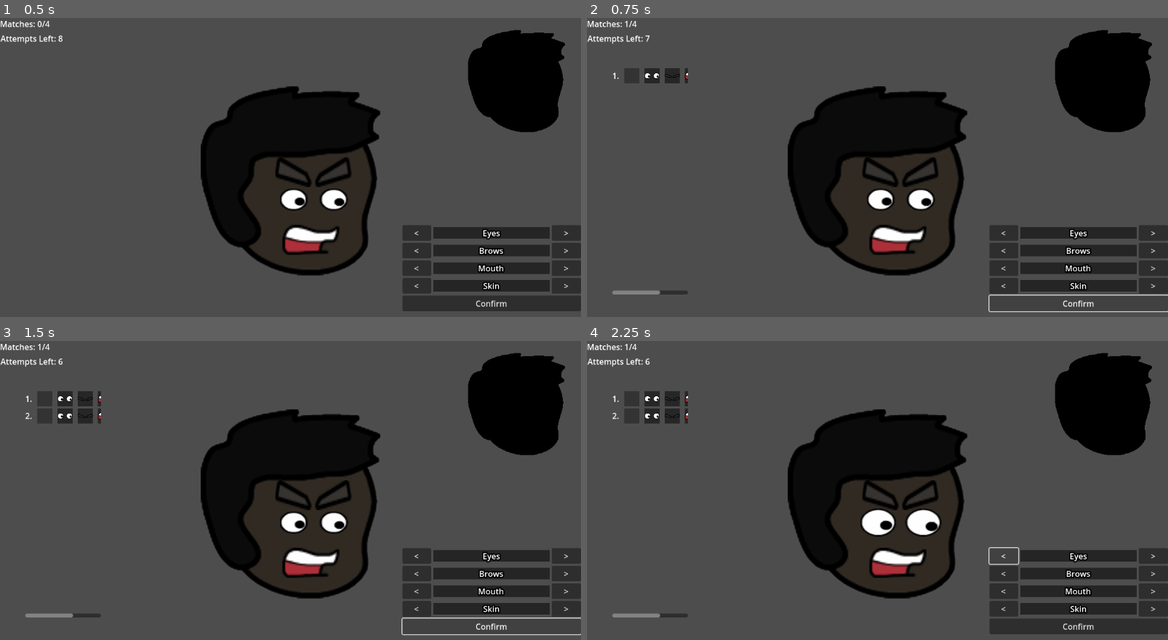
Above: before the commit, frames 1-4 (two rows, left to right).
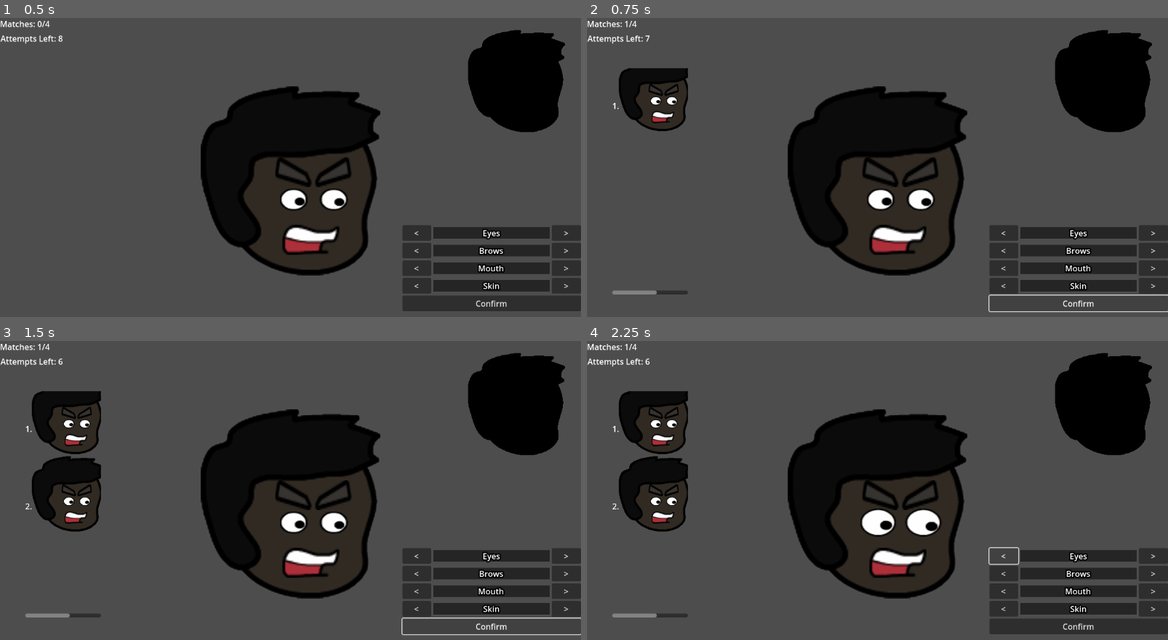
Above: after the commit, the same moments.

Repository: InnerAnythings/catch-thief
Game: Godot game, scene res://scenes/Main.tscn
Same seed, same stepped clock (60 frames per second), same inputs: the game is played once before the commit and once after it.
Inputs:
- Up to frame 1 (0.5 s): no input
- Up to frame 2 (0.75 s): click "Confirm" at 0.5 s
- Up to frame 3 (1.5 s): click "Confirm" at 1.25 s
- Up to frame 4 (2.25 s): click "<" at 2 s

Frame 1 is identical in both runs. In frame 2, 2.1% of the frame differs, in the area x 4-18%, y 16-93%; in frame 3, 4.5%; in frame 4, 4.5%.

Commit message:
Changed the history to the full character look instead of parts choose between this commit and the one before for the best looks.

Diff:
--- a/scenes/Main.tscn
+++ b/scenes/Main.tscn
@@ -29,6 +29,7 @@
 mouth_textures = Array[Texture2D]([ExtResource("3_ft6cd"), ExtResource("4_bb450"), ExtResource("5_nfivy"), ExtResource("6_1nqs0"), ExtResource("7_1iba3")])
 eyes_textures = Array[Texture2D]([ExtResource("8_yxlcp"), ExtResource("9_ebg2g"), ExtResource("10_2ofn6"), ExtResource("11_xa025"), ExtResource("12_36rkl")])
 brows_textures = Array[Texture2D]([ExtResource("13_fs0b5"), ExtResource("14_ma7h6"), ExtResource("15_e2s0e"), ExtResource("16_gsxep"), ExtResource("17_v0vrg")])
+character_scene = ExtResource("1_rvslj")
 
 [node name="CanvasLayer" type="CanvasLayer" parent="."]
 
--- a/scripts/character_creator.gd
+++ b/scripts/character_creator.gd
@@ -20,6 +20,8 @@
 @export var mouth_textures: Array[Texture2D]
 @export var eyes_textures: Array[Texture2D]
 @export var brows_textures: Array[Texture2D]
+
+@export var character_scene: PackedScene
 
 # Define Skin Colors (White -> Dark Grey)
 var skin_colors: Array[Color] = [
@@ -116,48 +118,72 @@
 func add_history_entry(score: int) -> void:
 	# 1. Create a container for this row
 	var row = HBoxContainer.new()
-	row.add_theme_constant_override("separation", 10) # Add space between items
+	row.add_theme_constant_override("separation", 20) # Add space between items
 
 	# 2. Add Label for Attempt Number
 	var lbl_num = Label.new()
 	lbl_num.text = str(ATTEMPTS_START - attempts_left) + "." # "1.", "2." etc
+	lbl_num.vertical_alignment = VERTICAL_ALIGNMENT_CENTER
 	row.add_child(lbl_num)
 
-	# 3. Create Mini Icons for what we picked
-	# Skin (Color Square)
-	var icon_skin = ColorRect.new()
-	icon_skin.custom_minimum_size = Vector2(30, 30)
-	icon_skin.color = skin_colors[p_skin_idx]
-	row.add_child(icon_skin)
-
-	# Eyes (Texture)
-	if eyes_textures.size() > 0:
-		row.add_child(create_mini_texture(eyes_textures[p_eyes_idx]))
-
-	# Brows (Texture)
-	if brows_textures.size() > 0:
-		row.add_child(create_mini_texture(brows_textures[p_brows_idx]))
-
-	# Mouth (Texture)
-	if mouth_textures.size() > 0:
-		row.add_child(create_mini_texture(mouth_textures[p_mouth_idx]))
-
-	# 4. Add Score Label
+	# 3. Create a Container for the Mini Character
+	# Node2Ds (Sprites) don't work directly in UI boxes, so we wrap them in a Control node.
+	var char_container = Control.new()
+	char_container.custom_minimum_size = Vector2(150, 150) # Space reserved for the character
+
+	# 4. INSTANTIATE THE SCENE
+	if character_scene:
+		var mini_char = character_scene.instantiate()
+
+		# Set the Scale (Make it small to fit the box!)
+		# Adjust '0.2' depending on how big your original images are.
+		mini_char.scale = Vector2(0.2, 0.2)
+
+		# Center it in the container (Offset by half the container size)
+		mini_char.position = Vector2(50, 50)
+
+		# 5. APPLY TEXTURES (Look up the nodes inside the new instance)
+		# We use get_node() because this is a new separate instance, not the one on screen.
+
+		# Body/Skin
+		if mini_char.has_node("Head"):
+			mini_char.get_node("Head").modulate = skin_colors[p_skin_idx]
+
+		# Mouth
+		if mini_char.has_node("Mouth") and mouth_textures.size() > 0:
+			mini_char.get_node("Mouth").texture = mouth_textures[p_mouth_idx]
+
+		# Eyes
+		if mini_char.has_node("Eyes") and eyes_textures.size() > 0:
+			mini_char.get_node("Eyes").texture = eyes_textures[p_eyes_idx]
+
+		# Brows
+		if mini_char.has_node("Brows") and brows_textures.size() > 0:
+			mini_char.get_node("Brows").texture = brows_textures[p_brows_idx]
+
+		# Add the mini character to the container
+		char_container.add_child(mini_char)
+
+	row.add_child(char_container)
+
+	# 6. Add Score Label
 	var lbl_score = Label.new()
 	lbl_score.text = "Score: " + str(score)
-	# Color code the score
+	lbl_score.vertical_alignment = VERTICAL_ALIGNMENT_CENTER
+
 	if score == 4: lbl_score.modulate = Color.GREEN
 	elif score == 0: lbl_score.modulate = Color.RED
 	else: lbl_score.modulate = Color.YELLOW
 
 	row.add_child(lbl_score)
 
-	# 5. Add the row to the list
+	# 7. Add to the list
 	history_list.add_child(row)
 
-	# Optional: Scroll to bottom
+	# Scroll to bottom
 	await get_tree().process_frame
 	$CanvasLayer/ScrollContainer.scroll_vertical = $CanvasLayer/ScrollContainer.get_v_scroll_bar().max_value
+
 
 # Helper to make small icons
 func create_mini_texture(tex: Texture2D) -> TextureRect:
@@ -174,6 +200,54 @@
 	tr.add_child(bg)
 	return tr
 
+# This function builds a "Mini Character" by stacking TextureRects
+func create_composite_character() -> Control:
+	# A container to hold the layers
+	var container = Control.new()
+	container.custom_minimum_size = Vector2(60, 60) # Size of the mini image
+
+	# We need the base texture of the body to start
+	# We grab it directly from the player sprite
+	var body_tex = p_body.texture
+
+	# -- LAYER 1: BODY --
+	var layer_body = TextureRect.new()
+	layer_body.texture = body_tex
+	layer_body.expand_mode = TextureRect.EXPAND_IGNORE_SIZE
+	layer_body.stretch_mode = TextureRect.STRETCH_KEEP_ASPECT_CENTERED
+	layer_body.set_anchors_preset(Control.PRESET_FULL_RECT) # Fill the container
+	layer_body.modulate = skin_colors[p_skin_idx] # Apply skin color!
+	container.add_child(layer_body)
+
+	# -- LAYER 2: MOUTH --
+	if mouth_textures.size() > 0:
+		var layer_mouth = TextureRect.new()
+		layer_mouth.texture = mouth_textures[p_mouth_idx]
+		layer_mouth.expand_mode = TextureRect.EXPAND_IGNORE_SIZE
+		layer_mouth.stretch_mode = TextureRect.STRETCH_KEEP_ASPECT_CENTERED
+		layer_mouth.set_anchors_preset(Control.PRESET_FULL_RECT)
+		container.add_child(layer_mouth)
+
+	# -- LAYER 3: EYES --
+	if eyes_textures.size() > 0:
+		var layer_eyes = TextureRect.new()
+		layer_eyes.texture = eyes_textures[p_eyes_idx]
+		layer_eyes.expand_mode = TextureRect.EXPAND_IGNORE_SIZE
+		layer_eyes.stretch_mode = TextureRect.STRETCH_KEEP_ASPECT_CENTERED
+		layer_eyes.set_anchors_preset(Control.PRESET_FULL_RECT)
+		container.add_child(layer_eyes)
+
+	# -- LAYER 4: BROWS --
+	if brows_textures.size() > 0:
+		var layer_brows = TextureRect.new()
+		layer_brows.texture = brows_textures[p_brows_idx]
+		layer_brows.expand_mode = TextureRect.EXPAND_IGNORE_SIZE
+		layer_brows.stretch_mode = TextureRect.STRETCH_KEEP_ASPECT_CENTERED
+		layer_brows.set_anchors_preset(Control.PRESET_FULL_RECT)
+		container.add_child(layer_brows)
+
+	return container
+
 # --- BUTTON INPUTS ---
 # EYES
 func _on_btn_eyes_prev_pressed() -> void:
